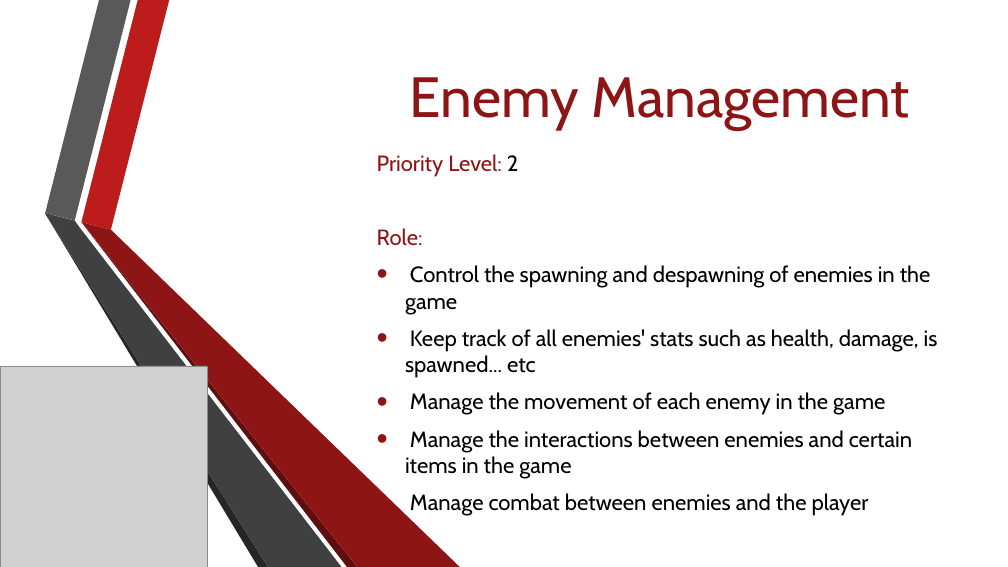
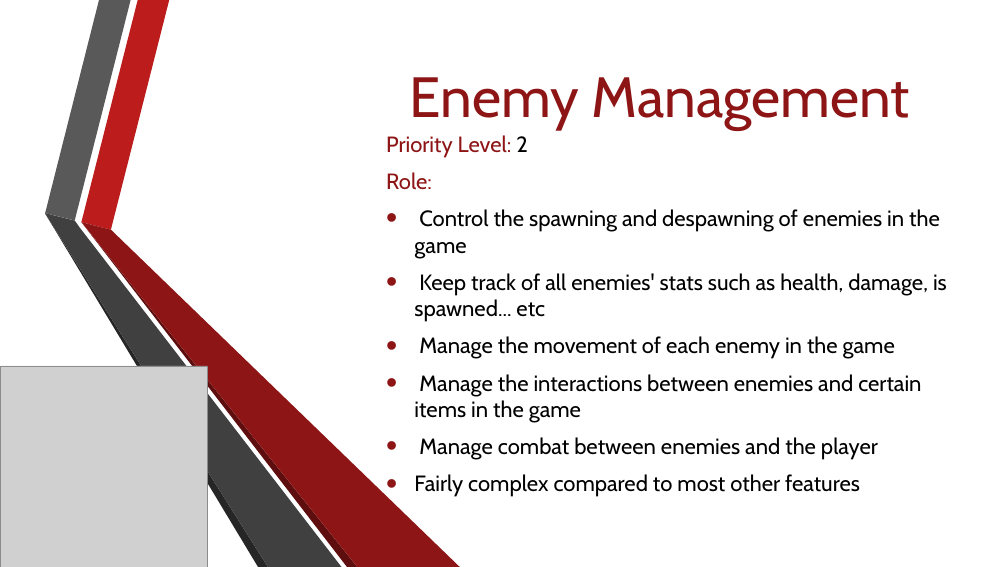
Before and after one commit to Jacob-Friedberg/Maze_Runner, a slide deck: slide 16 of Documents/SA Presentation.pptx (slide 15 before the commit). Drawn at 1008x567 pixels with LibreOffice and Linux fonts; fonts in the diff are those of the drawing; grey boxes stand for pictures; background and template pictures are left out. Boxes give left, top, right and bottom in pixels: in the first picture for what was removed or moved away, otherwise in the second. Text is boxed around its words. In the diff, an @@ line names an element or a change of style, - is before the commit and + after.

```diff
--- a/Documents/SA Presentation.pptx
+++ b/Documents/SA Presentation.pptx
@@ subtitle "Priority Level: 2" moved from (x1=377, y1=154, x2=938, y2=516) to (x1=386, y1=135, x2=947, y2=497) @@
@@ subtitle at (x1=414, y1=474, x2=860, y2=497): paragraph added @@
+• Fairly complex compared to most other features
```
Also in this commit, not shown: 1 other slide changed, 1 slide added.
